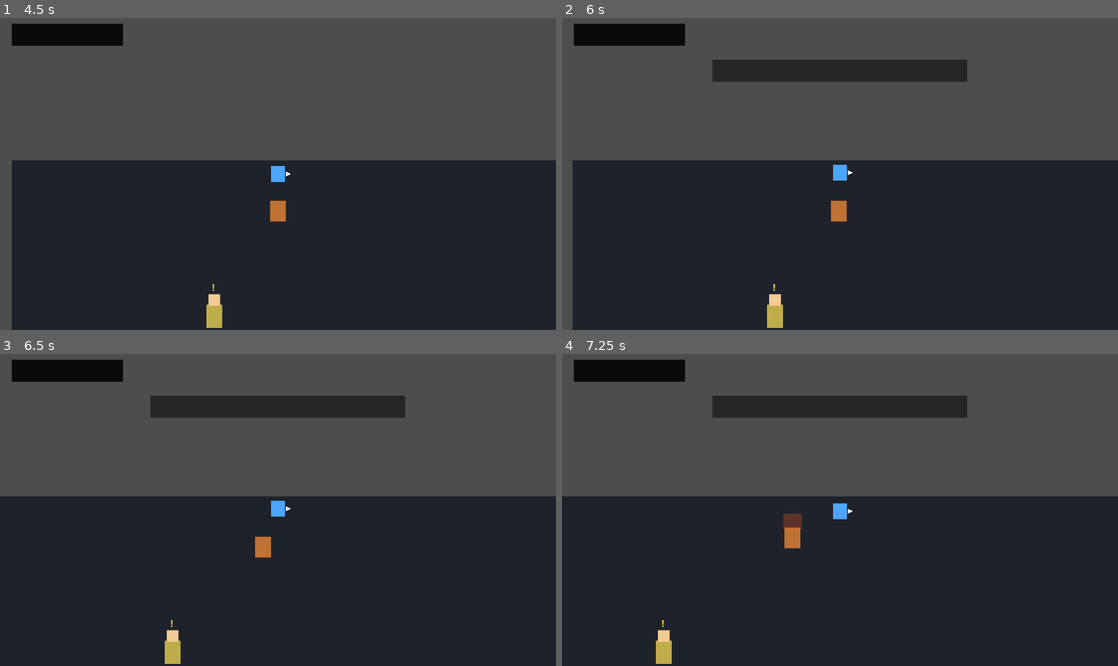
Above: before the commit, frames 1-4 (two rows, left to right).
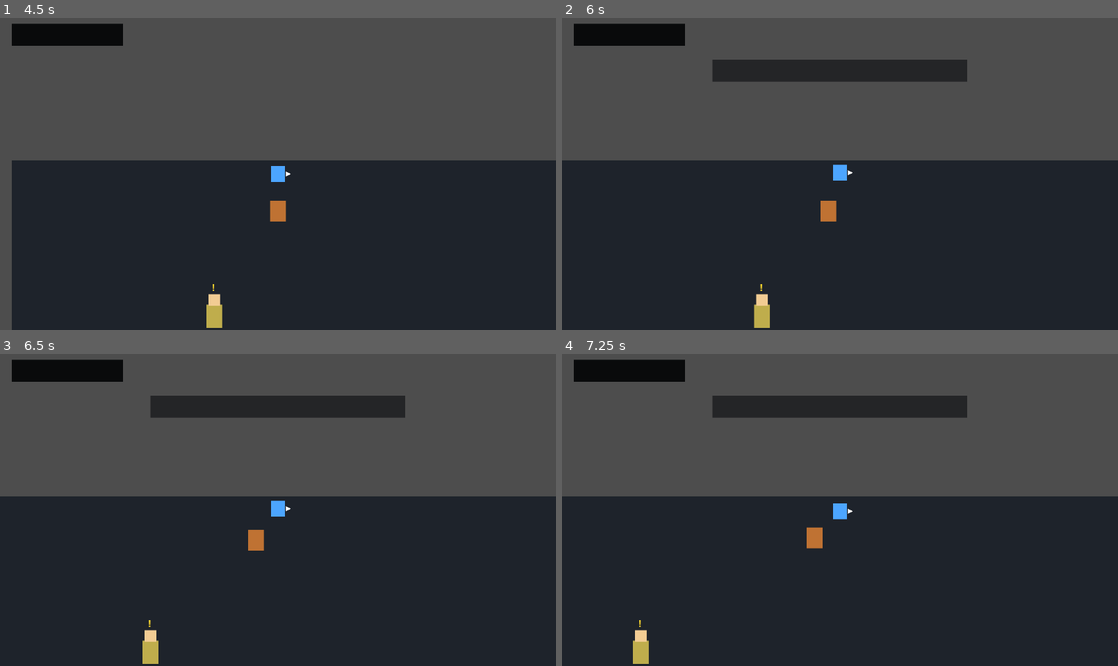
Above: after the commit, the same moments.

Repository: kikajima/dragonballsoullegacy
Game: Godot game, scene res://scenes/bootstrap/bootstrap.tscn
The game is run twice, just before and just after one commit, with the same random seed, the same clock (stepped at 60 frames per second) and the same inputs.
Inputs:
- Up to frame 1 (4.5 s): tap Enter (ui_accept) at 0.5, 0.77, 1.52, 2.75, 3.02, 3.77, 4.25 s; hold W (move_up) 0.53-2.03 s; tap J (attack) at 0.6 s; tap Shift (block) at 1.35 s; hold L (charge_ki) 2.03-2.78 s; hold A (move_left) 2.03-3.53 s; tap Space (dash) at 2.85 s; hold S (move_down) 3.53-4.28 s; hold E (interact) 3.53-4.28 s; hold D (move_right) from 4.28 s (still down); tap K (ki_blast) at 4.35 s
- Up to frame 2 (6 s): tap Enter (ui_accept) at 4.52, 5.75 s; release D (move_right) at 5.03 s; hold W (move_up) 5.03-5.78 s; tap I (kick) at 5.1 s; hold D (move_right) from 5.78 s (still down); tap Q (quick_item) at 5.85 s
- Up to frame 3 (6.5 s): keep holding D (move_right); tap Enter (ui_accept) at 6.02 s
- Up to frame 4 (7.25 s): keep holding D (move_right); tap J (attack) at 6.6 s; tap Enter (ui_accept) at 6.77 s

Frame 1 is identical in both runs. In frame 2, 1.8% of the frame differs, in the area x 0-52%, y 45-100%; in frame 3, 0.8%; in frame 4, 1.1%.

Commit message:
feat: make combat projectiles mutually detectable

Diff:
--- a/combat/projectiles/ki_blast_projectile.tscn
+++ b/combat/projectiles/ki_blast_projectile.tscn
@@ -9,9 +9,9 @@
 
 [node name="KiBlastProjectile" type="Area2D" groups=["combat_projectile"]]
 collision_layer = 32
-collision_mask = 5
+collision_mask = 37
 monitoring = true
-monitorable = false
+monitorable = true
 script = ExtResource("1_projectile")
 
 [node name="CollisionShape2D" type="CollisionShape2D" parent="."]
